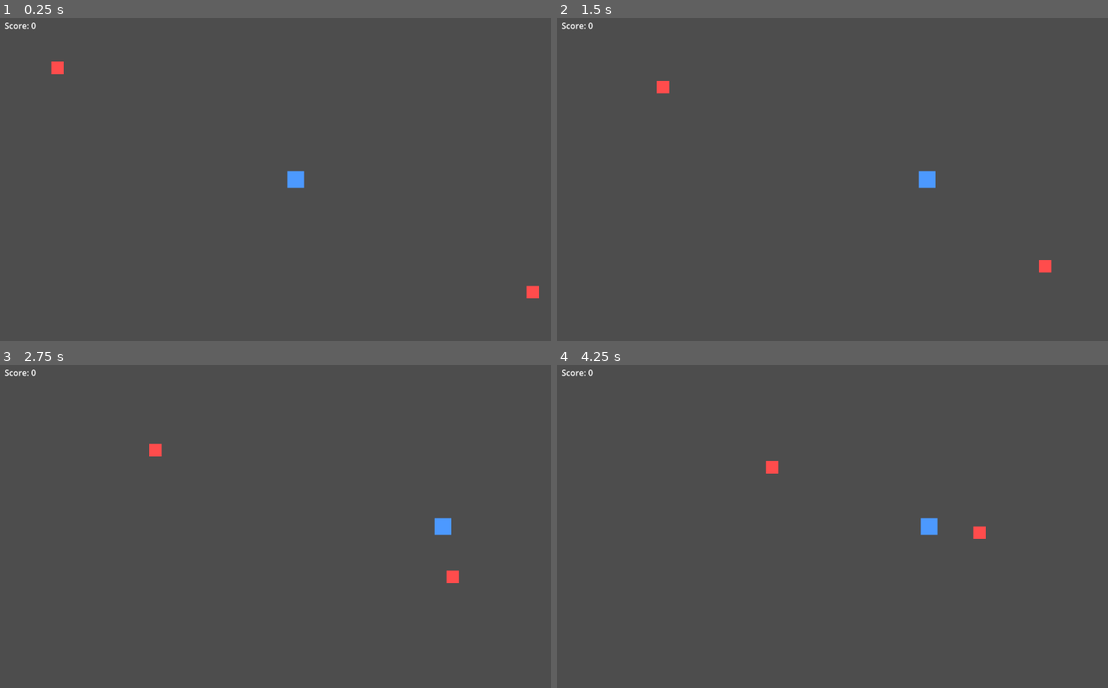
Above: before the commit, frames 1-4 (two rows, left to right).
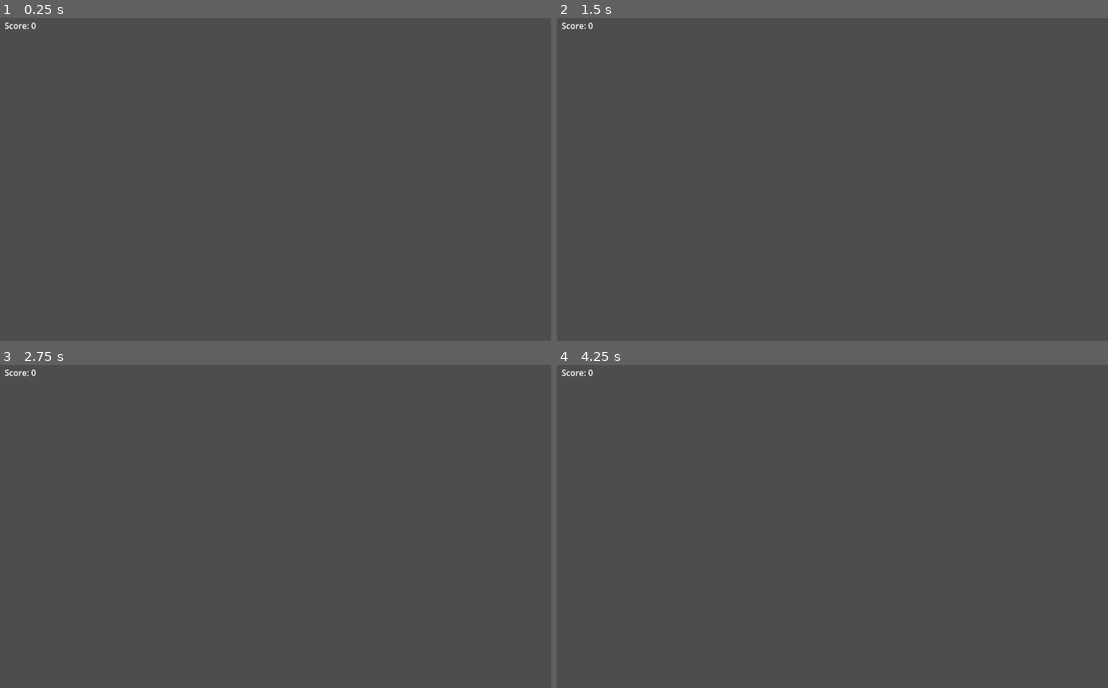
Above: after the commit, the same moments.

Repository: YodaTheCoder/godot-agent-bench
Game: Godot game, scene res://scenes/main.tscn
Same seed, same stepped clock (60 frames per second), same inputs: the game is played once before the commit and once after it.
Inputs (mouse positions are in pixels of both pictures, inside the frame that each line leads up to):
- Up to frame 1 (0.25 s): no input
- Up to frame 2 (1.5 s): tap Enter (ui_accept) at 0.5, 0.77 s; move the mouse to (986, 163) at 0.52 s; hold Right (ui_right) 0.53-1.25 s; hold Shift 0.53-1.25 s; click (986, 163) at 0.67 s; drag from (733, 195) to (821, 247) at 1.27 s
- Up to frame 3 (2.75 s): move the mouse to (358, 452) at 2.02 s; hold Right (ui_right) from 2.03 s (still down); tap Ctrl at 2.1 s
- Up to frame 4 (4.25 s): release Right (ui_right) at 2.75 s; drag from (821, 594) to (672, 474) at 2.77 s; move the mouse to (1030, 578) at 3.52 s; hold Left (ui_left) from 3.53 s (still down); tap Alt at 3.6 s; tap Enter (ui_accept) at 3.77 s

The runs differ from the first frame. In frame 1, 0.3% of the frame differs, in the area x 9-98%, y 13-87%; in frame 2, 0.3%; in frame 3, 0.4%; in frame 4, 0.4%, in the area x 37-78%, y 29-54%.

Commit message:
e2-rocm-qwen-20261107232355 011-status-effects r2

Diff:
--- a/scenes/enemy.tscn
+++ b/scenes/enemy.tscn
@@ -19,3 +19,6 @@
 
 [node name="Health" type="Node" parent="."]
 script = ExtResource("2_health")
+
+[node name="StatusEffects" type="Node" parent="."]
+script = ExtResource("res://scripts/components/status_effects.gd")
--- a/scenes/player.tscn
+++ b/scenes/player.tscn
@@ -21,5 +21,8 @@
 [node name="Health" type="Node" parent="."]
 script = ExtResource("2_health")
 
+[node name="StatusEffects" type="Node" parent="."]
+script = ExtResource("res://scripts/components/status_effects.gd")
+
 [node name="Weapon" type="Node" parent="."]
 script = ExtResource("3_weapon")
--- /dev/null
+++ b/scripts/components/status_effects.gd
@@ -0,0 +1,38 @@
+extends Node
+
+class_name StatusEffects
+
+var active_effects := []
+
+func add(effect: StatusEffect) -> void:
+	active_effects.append({
+		"effect": effect,
+		"time_remaining": effect.duration
+	})
+
+func tick(delta: float) -> void:
+	var i := 0
+	while i < active_effects.size():
+		var effect_data = active_effects[i]
+		var step := min(delta, effect_data.time_remaining)
+		effect_data.effect.apply_tick(get_parent(), step)
+		effect_data.time_remaining -= step
+
+		if effect_data.time_remaining <= 0:
+			active_effects.remove_at(i)
+		else:
+			i += 1
+
+func active_count() -> int:
+	return active_effects.size()
+
+func speed_multiplier() -> float:
+	var multiplier := 1.0
+	for effect_data in active_effects:
+		if effect_data.effect is Slow:
+			multiplier *= effect_data.effect.multiplier
+
+	return multiplier
+
+func _physics_process(delta: float) -> void:
+	tick(delta)
--- /dev/null
+++ b/scripts/effects/poison.gd
@@ -0,0 +1,16 @@
+extends StatusEffect
+
+class_name Poison
+
+@export var damage_per_second := 5.0
+
+var damage_owed := 0.0
+
+func apply_tick(target: Node, delta: float) -> void:
+	if not target.has_node("Health"):
+		return
+
+	damage_owed += damage_per_second * delta
+	var damage_dealt := int(damage_owed)
+	damage_owed -= damage_dealt
+	target.get_node("Health").damage(damage_dealt)
--- /dev/null
+++ b/scripts/effects/slow.gd
@@ -0,0 +1,9 @@
+extends StatusEffect
+
+class_name Slow
+
+@export var multiplier := 0.5
+
+func apply_tick(target: Node, delta: float) -> void:
+	# Base class does nothing - slow effect is handled by StatusEffects component
+	pass
--- /dev/null
+++ b/scripts/effects/status_effect.gd
@@ -0,0 +1,9 @@
+extends Resource
+
+class_name StatusEffect
+
+@export var duration := 1.0
+
+func apply_tick(target: Node, delta: float) -> void:
+	# Base class does nothing
+	pass
--- a/scripts/player.gd
+++ b/scripts/player.gd
@@ -4,15 +4,19 @@
 @export var speed := 200.0
 
 @onready var weapon: Weapon = $Weapon
+@onready var status_effects: StatusEffects = $StatusEffects
 
 
 static func compute_velocity(input: Vector2, speed: float) -> Vector2:
 	return input.normalized() * speed
 
+func effective_speed() -> float:
+	return speed * status_effects.speed_multiplier()
+
 
 func _physics_process(_delta: float) -> void:
 	var input := Input.get_vector("ui_left", "ui_right", "ui_up", "ui_down")
-	velocity = compute_velocity(input, speed)
+	velocity = compute_velocity(input, effective_speed())
 	move_and_slide()
 	if Input.is_action_pressed("ui_accept"):
 		weapon.try_fire(Time.get_ticks_msec() / 1000.0)
